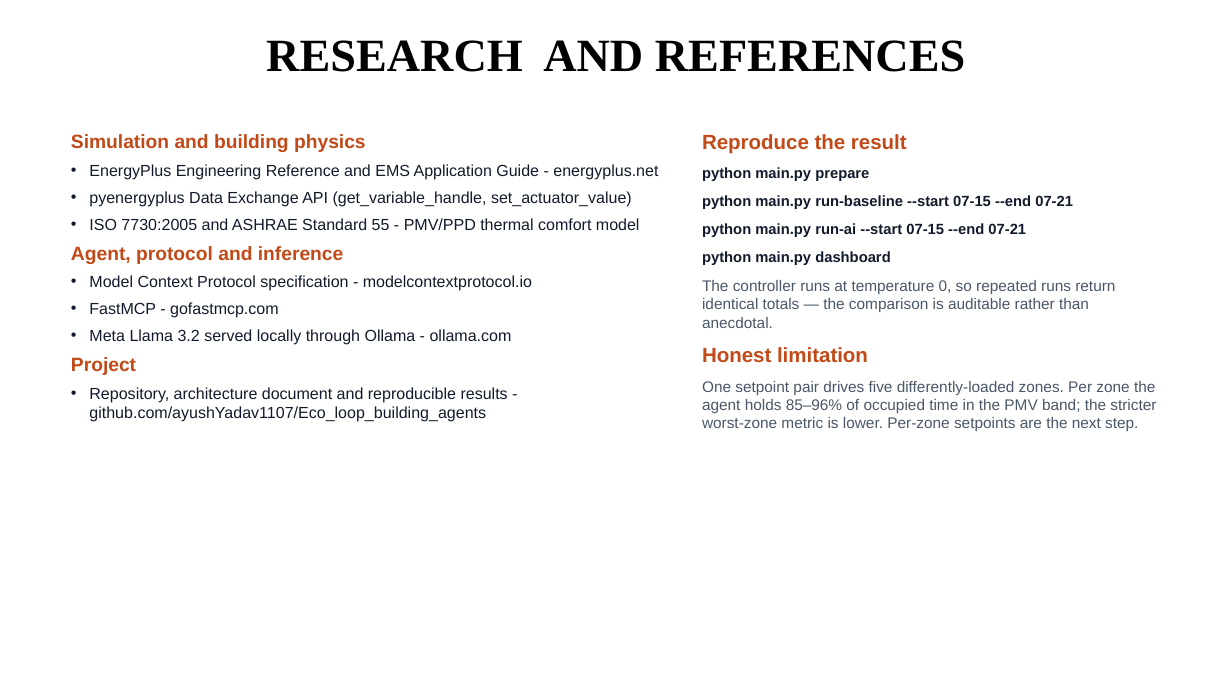
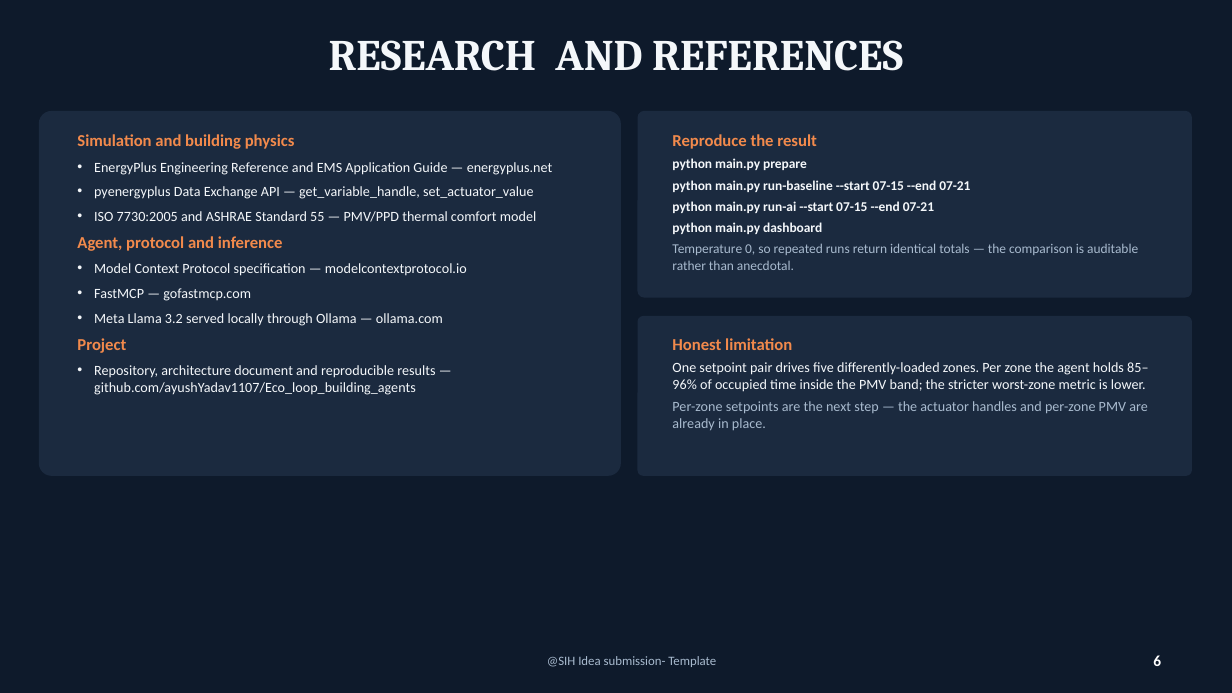
Before and after one commit to ayushYadav1107/Eco_loop_building_agents, a slide deck: slide 6 of deck/Eco-Loop_Building_Agents_Idea.pptx. Drawn at 1232x693 pixels with LibreOffice and Linux fonts; fonts in the diff are those of the drawing. Boxes give left, top, right and bottom in pixels: in the first picture for what was removed or moved away, otherwise in the second. Text is boxed around its words. In the diff, an @@ line names an element or a change of style, - is before the commit and + after.

```diff
--- a/deck/Eco-Loop_Building_Agents_Idea.pptx
+++ b/deck/Eco-Loop_Building_Agents_Idea.pptx
@@ background #FFFFFF to #0E1A2B @@
@@ title "RESEARCH AND REFERENCES" at [329, 40, 903, 71]: size 36 to 34 pt, font Times New Roman to Cambria, text colour #000000 to #F4F7FA @@
@@ rounded rectangle added at [39, 111, 621, 476], fill #1B2A3F @@
@@ rounded rectangle added at [638, 111, 1192, 298], fill #1B2A3F @@
@@ text at [77, 134, 295, 353]: size 15 to 13 pt, font Arial to Calibri, text colour #C24A18 to #F28A4C in "Simulation and building physics", "Agent, protocol and inference", "Project" @@
@@ text "Reproduce the result": place and size @@
-text "Reproduce the result" at [702, 134, 1156, 431]
+text "Reproduce the result" at [672, 134, 1138, 270]
@@ text at [672, 134, 970, 234]: size 16 to 13 pt, text colour #C24A18 to #F28A4C in "Reproduce the result"; font Arial to Calibri in "Reproduce the result", "python main.py prepare", "python main.py run-baseline --start 07-15 --end 07-21", "python main.py run-ai --start 07-15 --end 07-21" and 1 more places; size 11.5 to 10.5 pt, text colour #121B2B to #F4F7FA in "python main.py prepare", "python main.py run-baseline --start 07-15 --end 07-21", "python main.py run-ai --start 07-15 --end 07-21", "python main.py dashboard"; less space between paragraphs @@
@@ text at [94, 162, 553, 222]: text changed; size 12.5 to 11 pt; font Arial to Calibri; text colour #121B2B to #F4F7FA @@
-• EnergyPlus Engineering Reference and EMS Application Guide - energyplus.net
-• pyenergyplus Data Exchange API (get_variable_handle, set_actuator_value)
-• ISO 7730:2005 and ASHRAE Standard 55 - PMV/PPD thermal comfort model
+• EnergyPlus Engineering Reference and EMS Application Guide — energyplus.net
+• pyenergyplus Data Exchange API — get_variable_handle, set_actuator_value
+• ISO 7730:2005 and ASHRAE Standard 55 — PMV/PPD thermal comfort model
@@ text at [94, 263, 467, 326]: text changed; size 12.5 to 11 pt; font Arial to Calibri; text colour #121B2B to #F4F7FA @@
-• Model Context Protocol specification - modelcontextprotocol.io
-• FastMCP - gofastmcp.com
-• Meta Llama 3.2 served locally through Ollama - ollama.com
+• Model Context Protocol specification — modelcontextprotocol.io
+• FastMCP — gofastmcp.com
+• Meta Llama 3.2 served locally through Ollama — ollama.com
@@ text at [672, 243, 1138, 270]: text changed; size 12 to 10.5 pt; font Arial to Calibri; text colour #4A5768 to #A8BACE @@
-The controller runs at temperature 0, so repeated runs return identical totals — the comparison is auditable rather than anecdotal.
-Honest limitation
-One setpoint pair drives five differently-loaded zones. Per zone the agent holds 85–96% of occupied time in the PMV band; the stricter worst-zone metric is lower. Per-zone setpoints are the next step.
+Temperature 0, so repeated runs return identical totals — the comparison is auditable rather than anecdotal.
@@ rounded rectangle added at [638, 316, 1192, 476], fill #1B2A3F @@
@@ text added at [672, 338, 1148, 430], 11 pt, text #F4F7FA @@
+Honest limitation
+One setpoint pair drives five differently-loaded zones. Per zone the agent holds 85–96% of occupied time inside the PMV band; the stricter worst-zone metric is lower.
+Per-zone setpoints are the next step — the actuator handles and per-zone PMV are already in place.
@@ text at [94, 365, 435, 395]: text changed; size 12.5 to 11 pt; font Arial to Calibri; text colour #121B2B to #F4F7FA @@
-• Repository, architecture document and reproducible results - github.com/ayushYadav1107/Eco_loop_building_agents
+• Repository, architecture document and reproducible results — github.com/ayushYadav1107/Eco_loop_building_agents
@@ text added at [547, 656, 716, 667], 10 pt, text #A8BACE @@
+@SIH Idea submission- Template
@@ page number added at [1153, 655, 1161, 666], 12 pt, text #FFFFFF, bold @@
+6
```
Also in this commit, not shown: 5 other slides changed, 7 other files.
